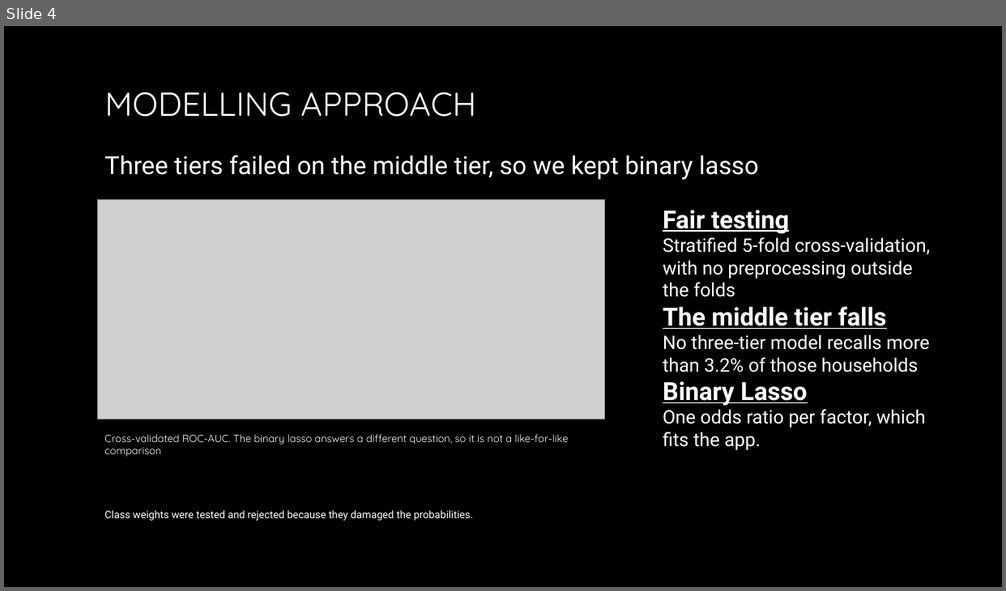
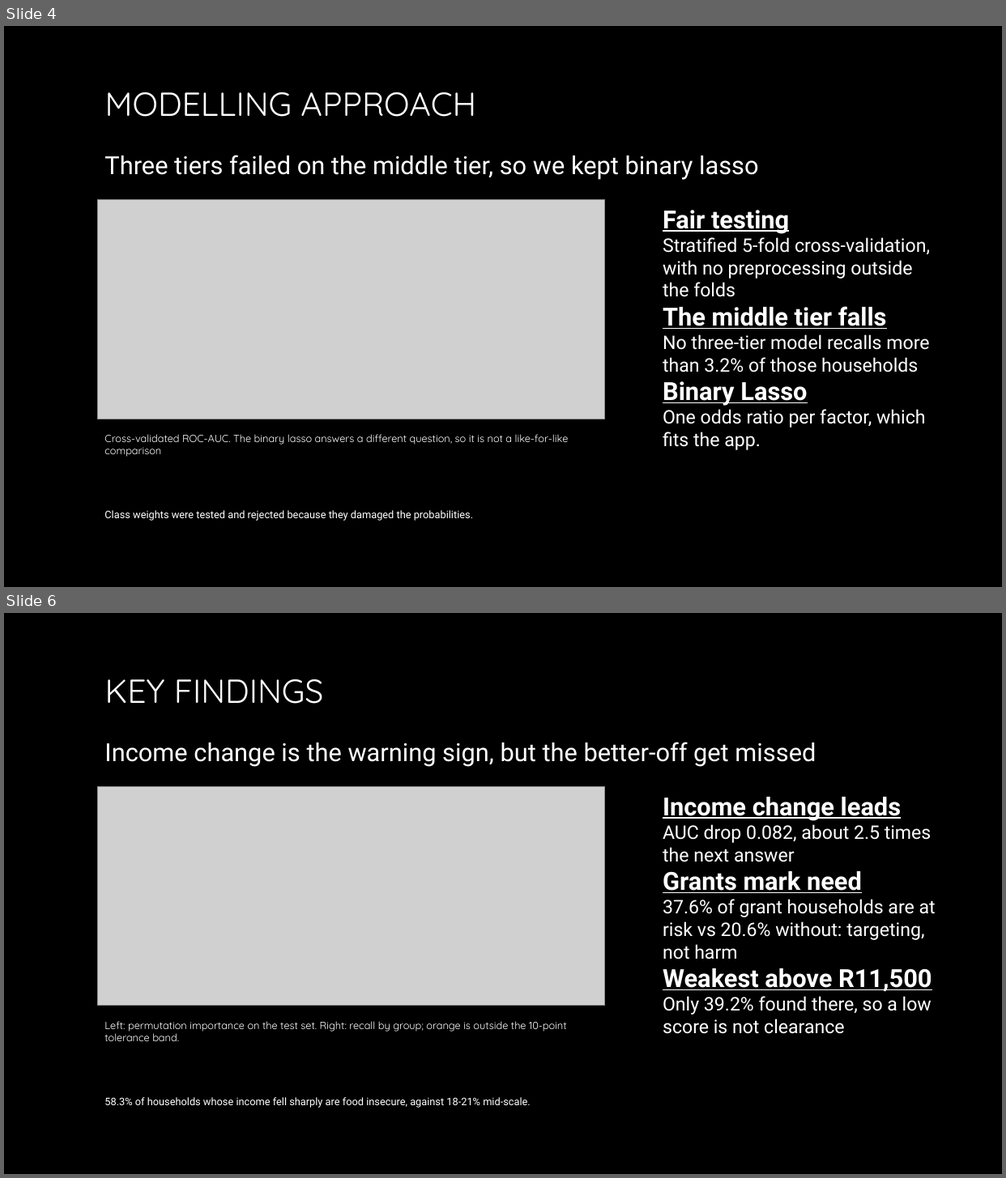
Before and after one commit to timothywubbeling/BIN381, a slide deck: report/M4/BIN381_M4_PersonA_Slides_1_4.pptx. Shown one above the other, each under a label of ours: slide 4 before the commit, slides 4 and 6 after it; the slides between them are not shown. The pictures are 1006x591 and 1006x1178 pixels, drawn with LibreOffice and Linux fonts; fonts in the diff are those of the drawing; grey boxes stand for pictures; background and template pictures are left out. Boxes give left, top, right and bottom in pixels: in the first picture for what was removed or moved away, otherwise in the second. Text is boxed around its words. In the diff, an @@ line names an element or a change of style, - is before the commit and + after.

Commit message:
Adding Slides

```diff
--- a/report/M4/BIN381_M4_PersonA_Slides_1_4.pptx
+++ b/report/M4/BIN381_M4_PersonA_Slides_1_4.pptx
@@ slide 6 added at [4, 613, 1002, 1174], background picture (left out) @@
@@ title added at [105, 679, 324, 704], 32 pt, text gradient #FFFFFF to #A6A6A6 @@
+KEY FINDINGS
@@ text added at [104, 742, 816, 767], 24 pt, text #FFFFFF @@
+Income change is the warning sign, but the better-off get missed
@@ picture added at [98, 786, 605, 1006] @@
@@ text added at [663, 797, 936, 1034], 18 pt, text #FFFFFF @@
+Income change leads
+AUC drop 0.082, about 2.5 times the next answer
+Grants mark need
+37.6% of grant households are at risk vs 20.6% without: targeting, not harm
+Weakest above R11,500
+Only 39.2% found there, so a low score is not clearance
@@ text added at [104, 1021, 567, 1041], 10 pt, text #FFFFFF @@
+Left: permutation importance on the test set. Right: recall by group; orange is outside the 10-point tolerance band.
@@ text added at [104, 1097, 530, 1108], 10 pt, text #FFFFFF @@
+58.3% of households whose income fell sharply are food insecure, against 18-21% mid-scale.
```
Also in this commit, not shown: 2 other slides added, 1 other file.
